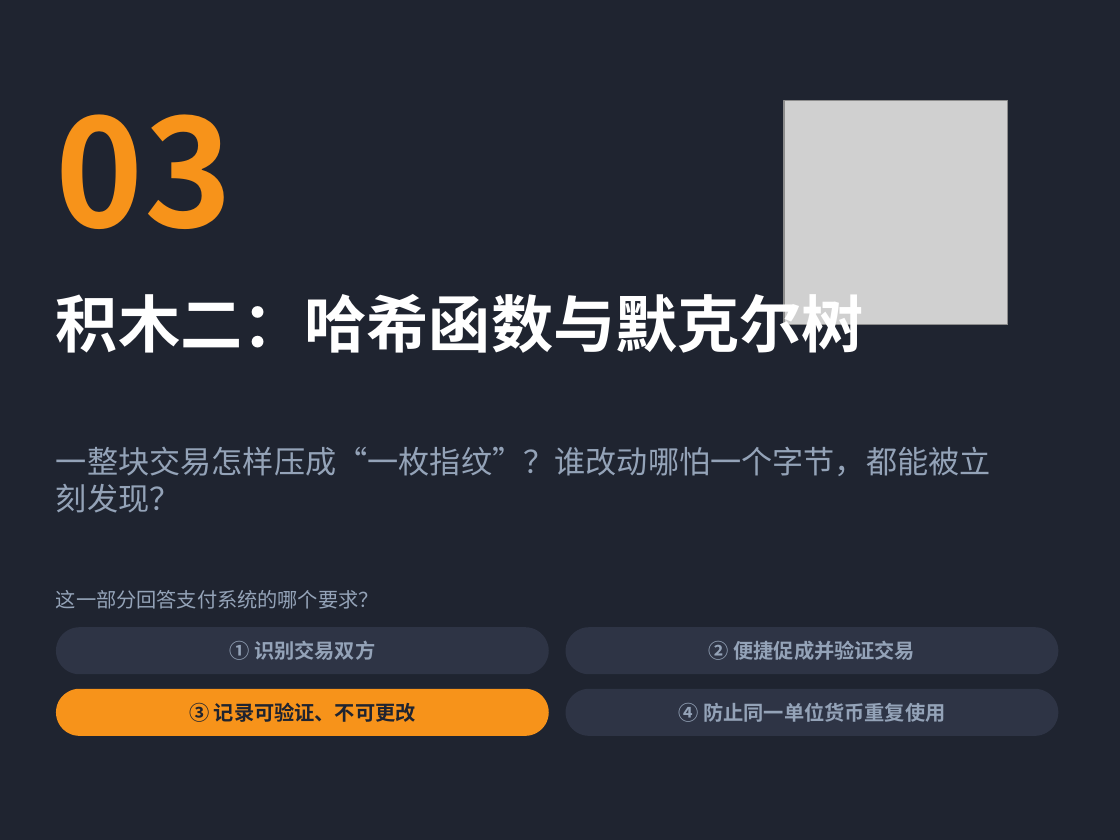
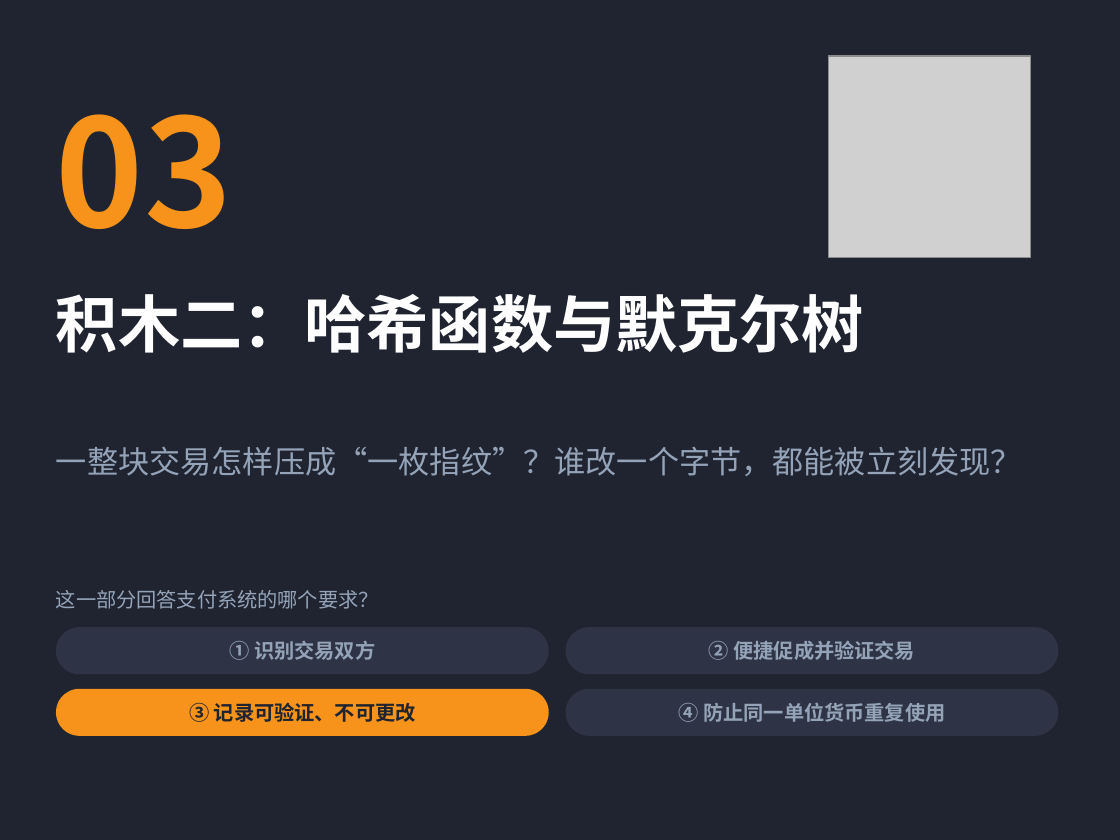
Before and after one commit to hkm500/ppt, a slide deck: slide 26 of 数字货币4_优化版.pptx. Drawn at 1120x840 pixels with LibreOffice and Linux fonts; fonts in the diff are those of the drawing; grey boxes stand for pictures. Boxes give left, top, right and bottom in pixels: in the first picture for what was removed or moved away, otherwise in the second. Text is boxed around its words. In the diff, an @@ line names an element or a change of style, - is before the commit and + after.

```diff
--- a/数字货币4_优化版.pptx
+++ b/数字货币4_优化版.pptx
@@ picture: place and size @@
-picture at (784, 101, 1008, 325)
+picture at (829, 56, 1030, 258)
@@ text at (56, 447, 1022, 476): text changed @@
-一整块交易怎样压成“一枚指纹”？谁改动哪怕一个字节，都能被立刻发现？
+一整块交易怎样压成“一枚指纹”？谁改一个字节，都能被立刻发现？
```
Also in this commit, not shown: 15 other slides changed, 40 other files.
